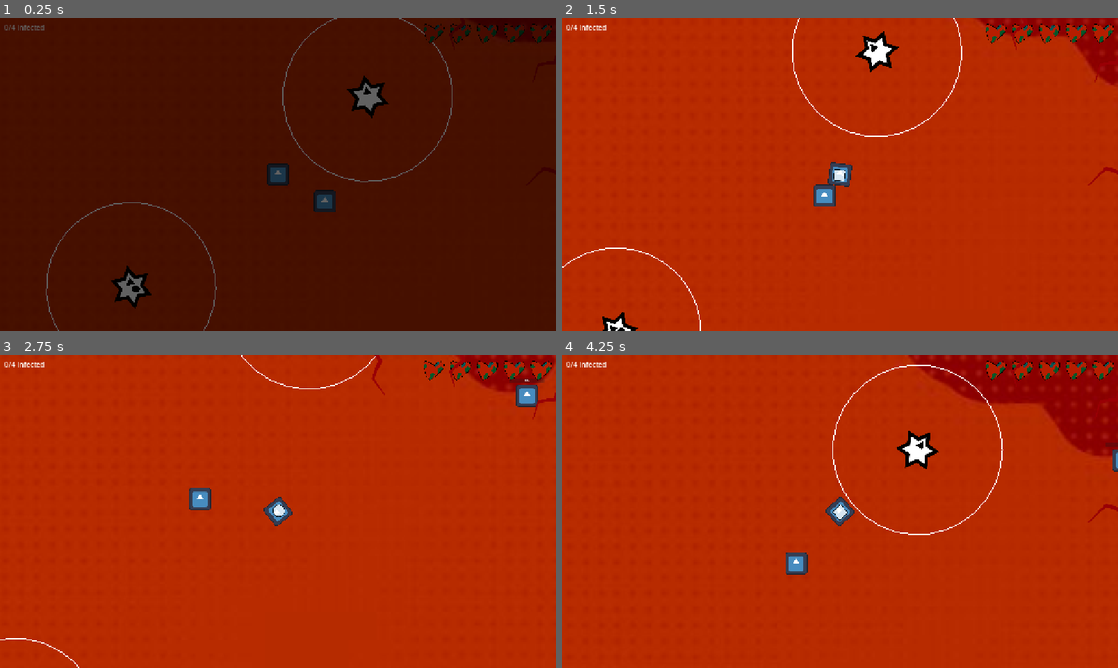
Above: before the commit, frames 1-4 (two rows, left to right).
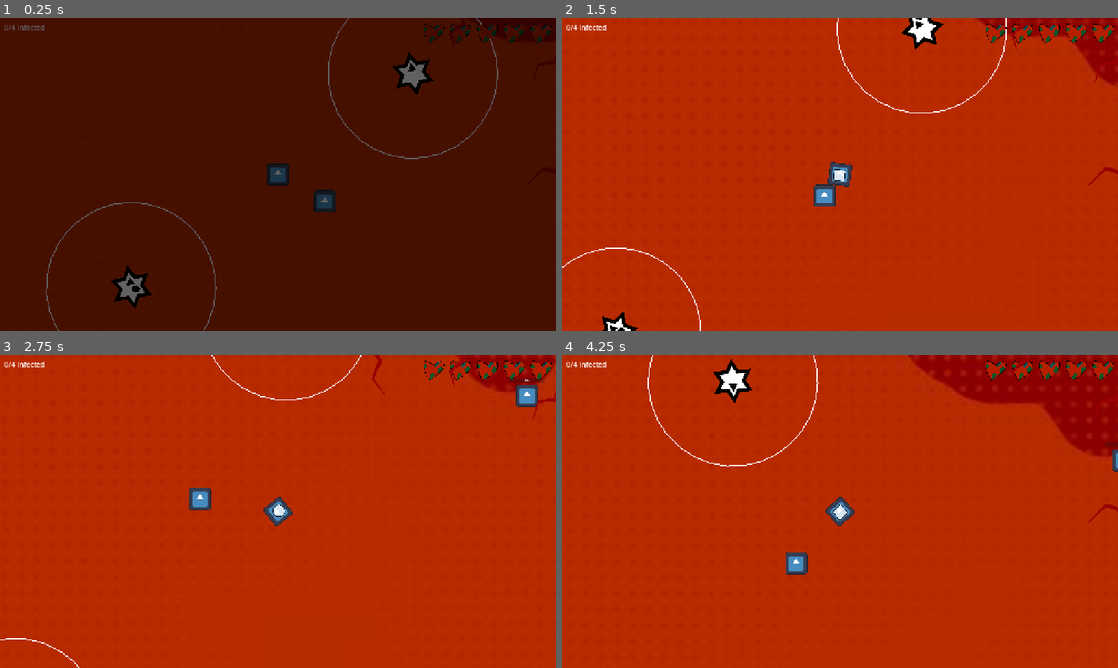
Above: after the commit, the same moments.

Repository: MarkusSecundus/GlobalJam_2026
Game: Godot game, scene res://maps/test_map.tscn
The game is run twice, just before and just after one commit, with the same random seed, the same clock (stepped at 60 frames per second) and the same inputs. The engine's default icon, where the game draws it, is replaced by a stand-in: a white triangle on a blue panel in a dark square.
Inputs:
- Up to frame 1 (0.25 s): no input
- Up to frame 2 (1.5 s): hold D (Right) 0.53-1.28 s; tap 1 (Mask1) at 0.6 s; hold S (Down) from 1.28 s (still down); tap 2 (Mask2) at 1.35 s
- Up to frame 3 (2.75 s): release S (Down) at 2.03 s; hold D (Right) from 2.03 s (still down); tap 3 (Mask3) at 2.1 s
- Up to frame 4 (4.25 s): release D (Right) at 2.78 s; hold W (Up) 2.78-3.53 s; tap 1 (Mask1) at 2.85 s; hold A (Left) from 3.53 s (still down); tap 2 (Mask2) at 3.6 s

The runs differ from the first frame. In frame 1, 1.5% of the frame differs, in the area x 50-90%, y 0-53%; in frame 2, 1.3%; in frame 3, 0.2%; in frame 4, 1.5%, in the area x 15-80%, y 0-58%.

Commit message:
move one of the initial test enemies a bit

Diff:
--- a/maps/test_map.tscn
+++ b/maps/test_map.tscn
@@ -65,7 +65,7 @@
 position = Vector2(2152, -438)
 
 [node name="Enemy" parent="." unique_id=829923330 instance=ExtResource("5_cabd0")]
-position = Vector2(499, -375)
+position = Vector2(758, -508)
 detectable_shapes = 1
 
 [node name="Enemy2" parent="." unique_id=2124216792 instance=ExtResource("5_cabd0")]
